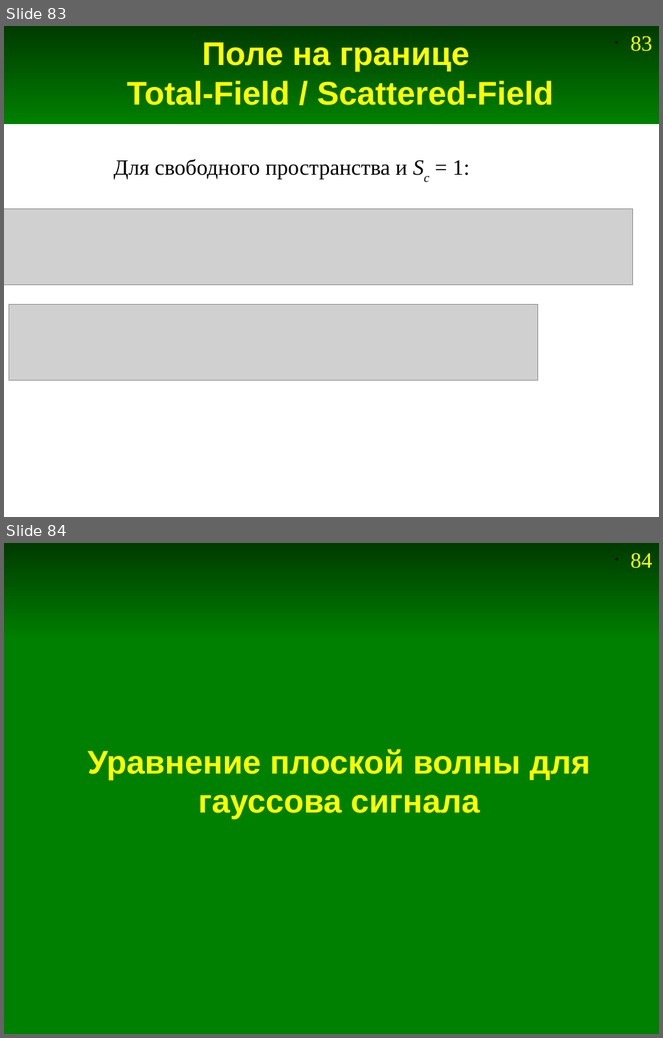
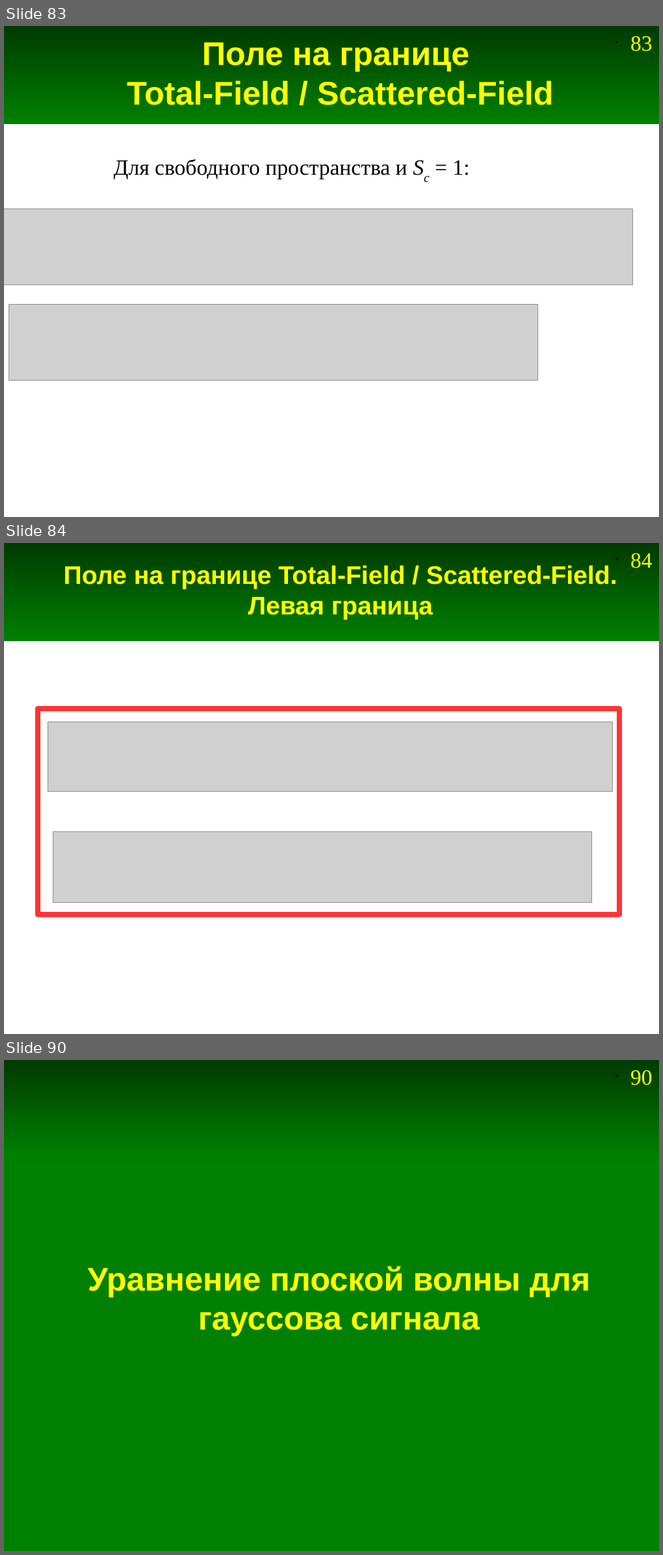
Before and after one commit to andris0147sv/modelling, a slide deck: presentations/2. FDTD.odp. Shown one above the other, each under a label of ours: slides 83 and 84 before the commit, slides 83, 84 and 90 after it; the slides between them are not shown. The pictures are 663x1038 and 663x1555 pixels, drawn with LibreOffice and Linux fonts; fonts in the diff are those of the drawing; grey boxes stand for pictures. Boxes give left, top, right and bottom in pixels: in the first picture for what was removed or moved away, otherwise in the second. Text is boxed around its words. In the diff, an @@ line names an element or a change of style, - is before the commit and + after.

```diff
--- a/presentations/2. FDTD.odp
+++ b/presentations/2. FDTD.odp
@@ slide 84 added at (4,543,659,1034), background #FFFFFF; not listed: 2 template elements that a slide beside it also shows @@
@@ title added at (64,565,618,620), 28 pt, text #FFFF00, bold @@
+Поле на границе Total-Field / Scattered-Field.
+Левая граница
@@ rectangle added at (37,709,620,915), outline #FF3333 5.67 pt @@
@@ picture added at (48,722,612,791) @@
@@ picture added at (53,832,592,902) @@
@@ what was slide 84 is now slide 90 @@
@@ page number at (631,1070,653,1085): text changed @@
-• 84
+• 90
```
Also in this commit, not shown: 4 slides changed, 6 other slides added, 2 slides removed, 8 other files.
